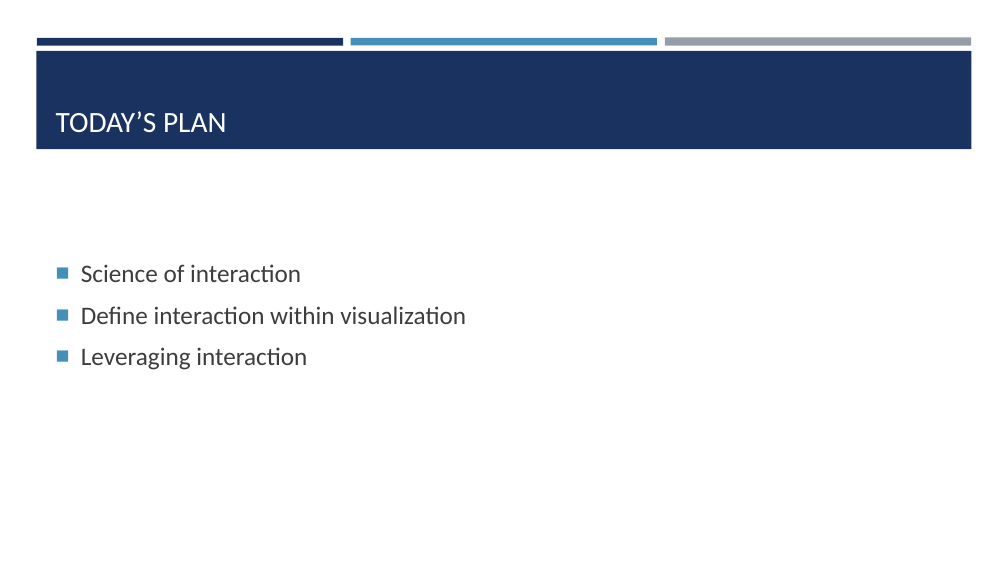
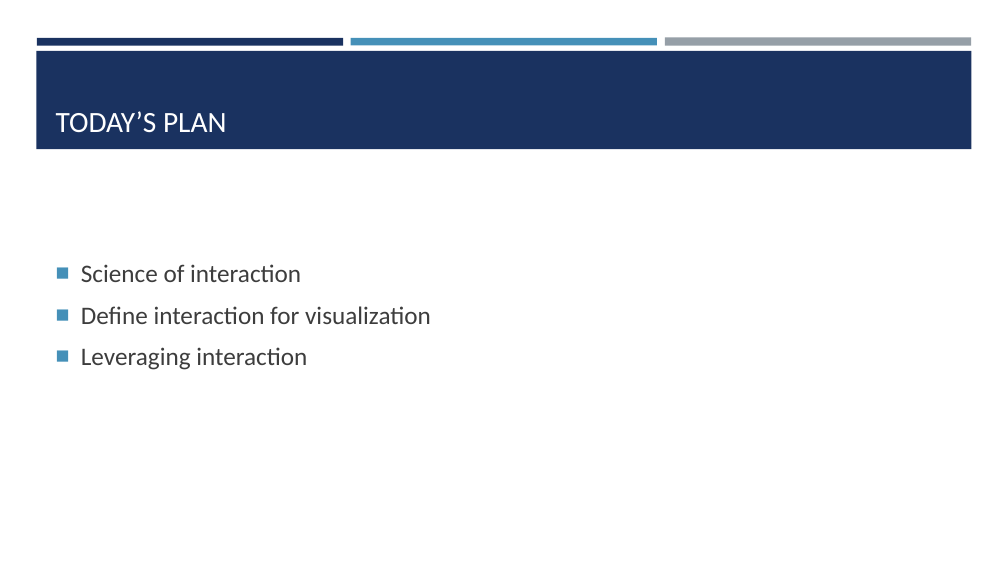
Before and after one commit to amosca01/SDS-CSC235, a slide deck: slide 2 of slides/05-interaction.pptx. Drawn at 1008x567 pixels with LibreOffice and Linux fonts; fonts in the diff are those of the drawing. Boxes give left, top, right and bottom in pixels: in the first picture for what was removed or moved away, otherwise in the second. Text is boxed around its words. In the diff, an @@ line names an element or a change of style, - is before the commit and + after.

Commit message:
interaction

```diff
--- a/slides/05-interaction.pptx
+++ b/slides/05-interaction.pptx
@@ text at (x1=81, y1=306, x2=431, y2=324): text changed @@
-■ Define interaction within visualization
+■ Define interaction for visualization
```
Also in this commit, not shown: 14 slides added, 5 other files.
